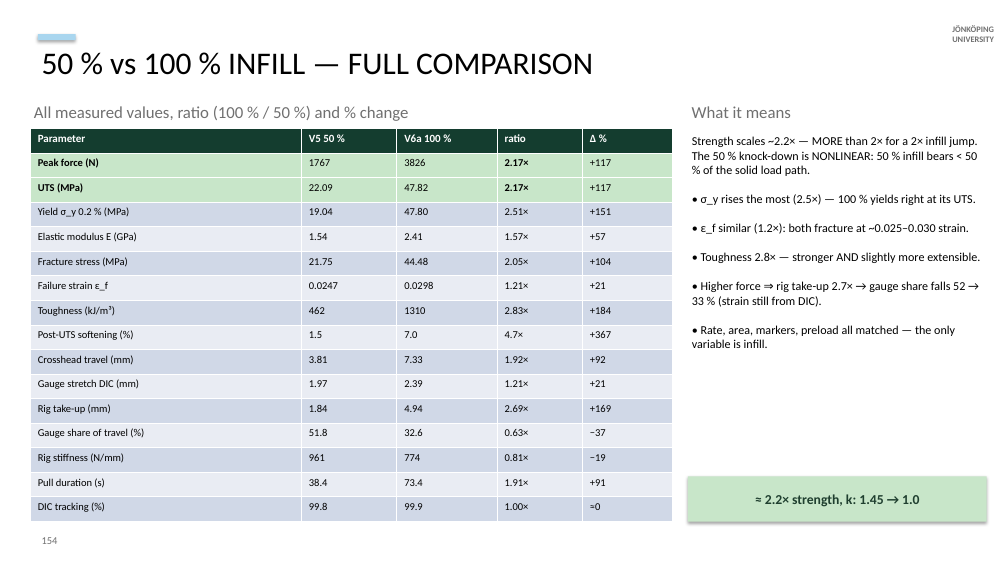
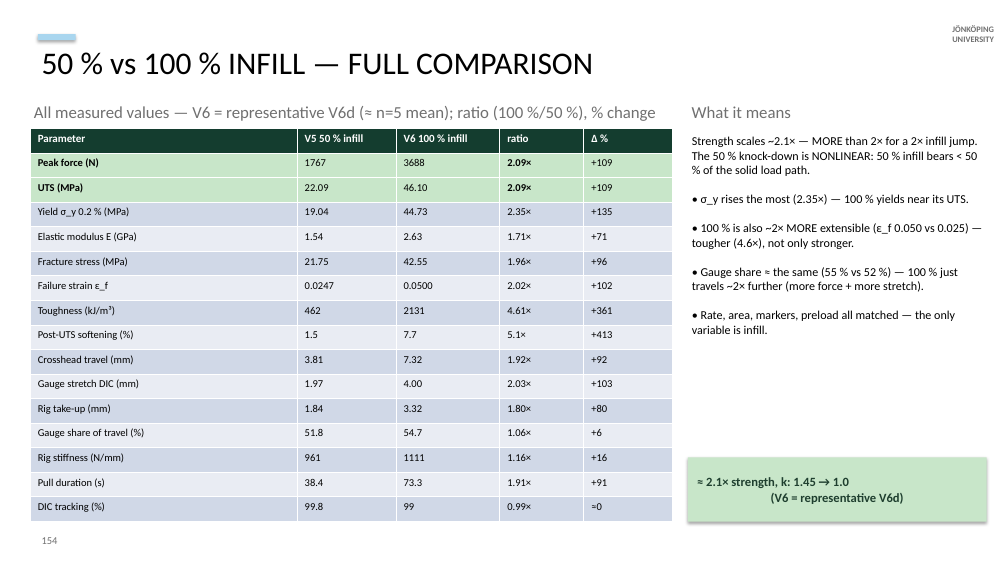
Before and after one commit to cenmir/UTM, a slide deck: slide 14 of V6a_8_6_20_slides.pptx. Drawn at 1008x567 pixels with LibreOffice and Linux fonts; fonts in the diff are those of the drawing. Boxes give left, top, right and bottom in pixels: in the first picture for what was removed or moved away, otherwise in the second. Text is boxed around its words. In the diff, an @@ line names an element or a change of style, - is before the commit and + after.

```diff
--- a/V6a_8_6_20_slides.pptx
+++ b/V6a_8_6_20_slides.pptx
@@ text at <box>34,106,656,121</box>: text changed @@
-All measured values, ratio (100 % / 50 %) and % change
+All measured values — V6 = representative V6d (≈ n=5 mean); ratio (100 %/50 %), % change
@@ table at <box>30,129,673,522</box> @@
-row 1, column 2: V5 50 %
+row 1, column 2: V5 50 % infill
-row 1, column 3: V6a 100 %
+row 1, column 3: V6 100 % infill
-row 2: Peak force (N) | 1767 | 3826 | 2.17× | +117
+row 2: Peak force (N) | 1767 | 3688 | 2.09× | +109
-row 3: UTS (MPa) | 22.09 | 47.82 | 2.17× | +117
+row 3: UTS (MPa) | 22.09 | 46.10 | 2.09× | +109
-row 4: Yield σ_y 0.2 % (MPa) | 19.04 | 47.80 | 2.51× | +151
+row 4: Yield σ_y 0.2 % (MPa) | 19.04 | 44.73 | 2.35× | +135
-row 5: Elastic modulus E (GPa) | 1.54 | 2.41 | 1.57× | +57
+row 5: Elastic modulus E (GPa) | 1.54 | 2.63 | 1.71× | +71
-row 6: Fracture stress (MPa) | 21.75 | 44.48 | 2.05× | +104
+row 6: Fracture stress (MPa) | 21.75 | 42.55 | 1.96× | +96
-row 7: Failure strain ε_f | 0.0247 | 0.0298 | 1.21× | +21
+row 7: Failure strain ε_f | 0.0247 | 0.0500 | 2.02× | +102
-row 8: Toughness (kJ/m³) | 462 | 1310 | 2.83× | +184
+row 8: Toughness (kJ/m³) | 462 | 2131 | 4.61× | +361
-row 9: Post-UTS softening (%) | 1.5 | 7.0 | 4.7× | +367
+row 9: Post-UTS softening (%) | 1.5 | 7.7 | 5.1× | +413
-row 10, column 3: 7.33
+row 10, column 3: 7.32
-row 11: Gauge stretch DIC (mm) | 1.97 | 2.39 | 1.21× | +21
+row 11: Gauge stretch DIC (mm) | 1.97 | 4.00 | 2.03× | +103
-row 12: Rig take-up (mm) | 1.84 | 4.94 | 2.69× | +169
+row 12: Rig take-up (mm) | 1.84 | 3.32 | 1.80× | +80
-row 13: Gauge share of travel (%) | 51.8 | 32.6 | 0.63× | −37
+row 13: Gauge share of travel (%) | 51.8 | 54.7 | 1.06× | +6
-row 14: Rig stiffness (N/mm) | 961 | 774 | 0.81× | −19
+row 14: Rig stiffness (N/mm) | 961 | 1111 | 1.16× | +16
-row 15, column 3: 73.4
+row 15, column 3: 73.3
-row 16, column 3: 99.9
+row 16, column 3: 99
-row 16, column 4: 1.00×
+row 16, column 4: 0.99×
@@ text at <box>692,136,977,334</box>: text changed @@
-Strength scales ~2.2× — MORE than 2× for a 2× infill jump. The 50 % knock-down is NONLINEAR: 50 % infill bears < 50 % of the solid load path.
-• σ_y rises the most (2.5×) — 100 % yields right at its UTS.
-• ε_f similar (1.2×): both fracture at ~0.025–0.030 strain.
-• Toughness 2.8× — stronger AND slightly more extensible.
-• Higher force ⇒ rig take-up 2.7× → gauge share falls 52 → 33 % (strain still from DIC).
-• Rate, area, markers, preload all matched — the only variable is infill.
+Strength scales ~2.1× — MORE than 2× for a 2× infill jump. The 50 % knock-down is NONLINEAR: 50 % infill bears < 50 % of the solid load path.
+• σ_y rises the most (2.35×) — 100 % yields near its UTS.
+• 100 % is also ~2× MORE extensible (ε_f 0.050 vs 0.025) — tougher (4.6×), not only stronger.
+• Gauge share ≈ the same (55 % vs 52 %) — 100 % just travels ~2× further (more force + more stretch).
+• Rate, area, markers, preload all matched — the only variable is infill.
@@ rectangle "≈ 2.1× strength, k: 1.45 ...": place and size @@
-rectangle "≈ 2.1× strength, k: 1.45 ..." at <box>688,476,987,522</box>
+rectangle "≈ 2.1× strength, k: 1.45 ..." at <box>688,457,987,522</box>
@@ text in rectangle at <box>706,477,903,504</box>: text changed; size 13 to 12 pt @@
-≈ 2.2× strength, k: 1.45 → 1.0
+≈ 2.1× strength, k: 1.45 → 1.0
+(V6 = representative V6d)
```
Also in this commit, not shown: 7 other slides changed, 5 slides added, 14 other files.
